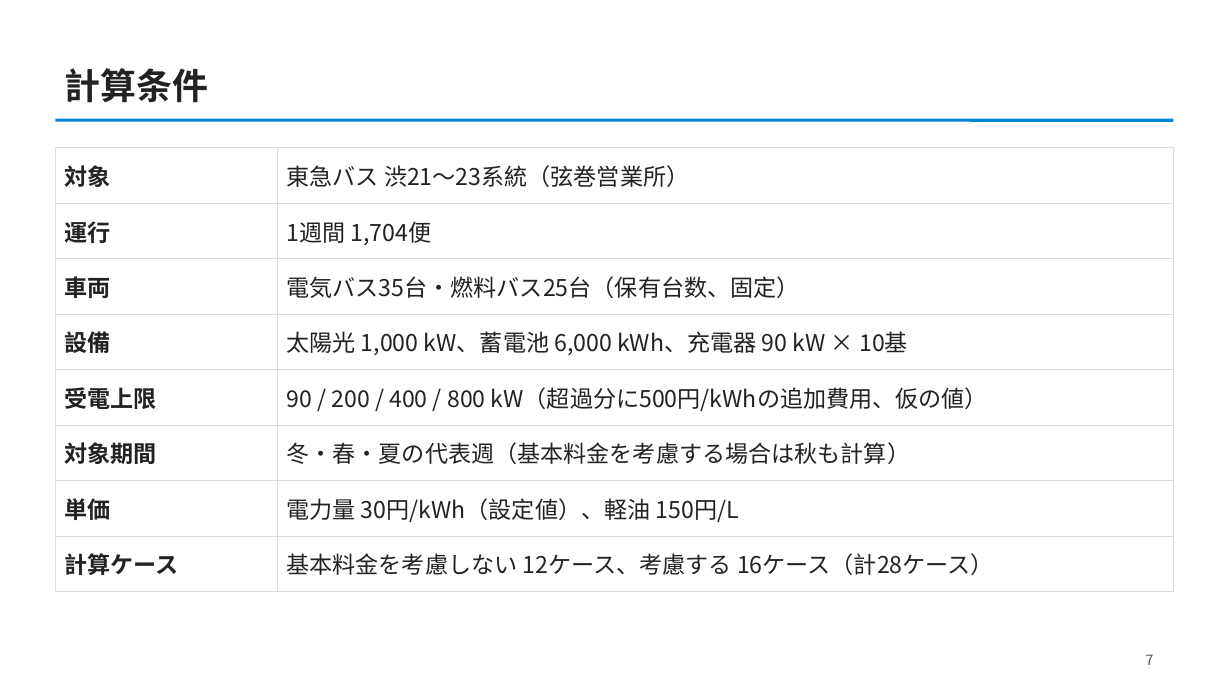
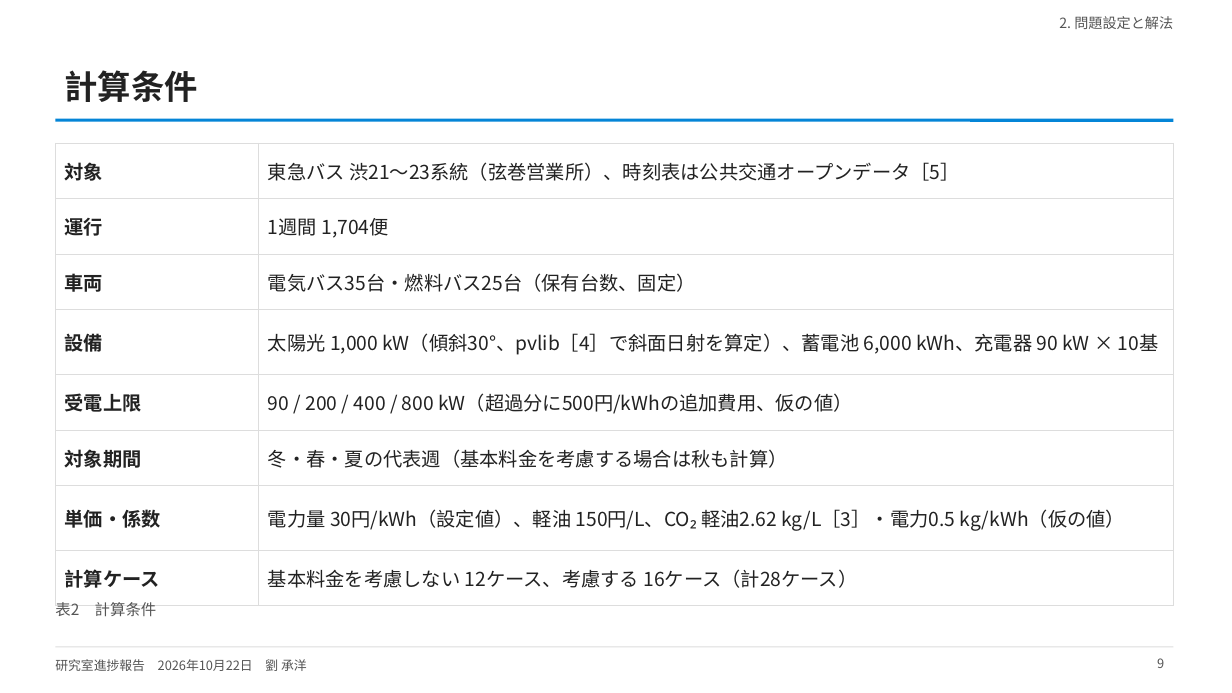
Before and after one commit to CYLIU2003/master-course, a slide deck: slide 9 of outcome/2026-10-22_lab_progress/lab_progress_20261022.pptx (slide 7 before the commit). Drawn at 1232x693 pixels with LibreOffice and Linux fonts; fonts in the diff are those of the drawing. Boxes give left, top, right and bottom in pixels: in the first picture for what was removed or moved away, otherwise in the second. Text is boxed around its words. In the diff, an @@ line names an element or a change of style, - is before the commit and + after.

```diff
--- a/outcome/2026-10-22_lab_progress/lab_progress_20261022.pptx
+++ b/outcome/2026-10-22_lab_progress/lab_progress_20261022.pptx
@@ text added at box(1059, 16, 1173, 29), 11 pt, text #555555 @@
+2. 問題設定と解法
@@ title "計算条件" at box(65, 70, 198, 102): size 28 to 26 pt @@
@@ table at box(55, 143, 1174, 592) @@
-row 1, column 2: 東急バス 渋21〜23系統（弦巻営業所）
+row 1, column 2: 東急バス 渋21〜23系統（弦巻営業所）、時刻表は公共交通オープンデータ［5］
-row 4, column 2: 太陽光 1,000 kW、蓄電池 6,000 kWh、充電器 90 kW × 10基
+row 4, column 2: 太陽光 1,000 kW（傾斜30°、pvlib［4］で斜面日射を算定）、蓄電池 6,000 kWh、充電器 90 kW × 10基
-row 7, column 1: 単価
+row 7, column 1: 単価・係数
-row 7, column 2: 電力量 30円/kWh（設定値）、軽油 150円/L
+row 7, column 2: 電力量 30円/kWh（設定値）、軽油 150円/L、CO₂ 軽油2.62 kg/L［3］・電力0.5 kg/kWh（仮の値）
@@ size 18 to 15 pt in "対象", "運行", "1週間 1,704便", "車両" and 8 more places @@
@@ table: place and size @@
-table at box(55, 148, 1174, 579)
+table at box(55, 143, 1174, 592)
@@ text added at box(55, 602, 157, 616), 12 pt, text #555555 @@
+表2 計算条件
@@ line added from (55, 647) to (1174, 647), #DDDDDD 0.75 pt @@
@@ text added at box(55, 659, 307, 671), 10 pt, text #555555 @@
+研究室進捗報告 2026年10月22日 劉 承洋
@@ page number removed at box(1146, 654, 1154, 665) @@
-7
@@ page number added at box(1157, 658, 1164, 668), 10 pt, text #555555 @@
+9
```
Also in this commit, not shown: 11 other slides changed, 5 slides added, 13 other files.
